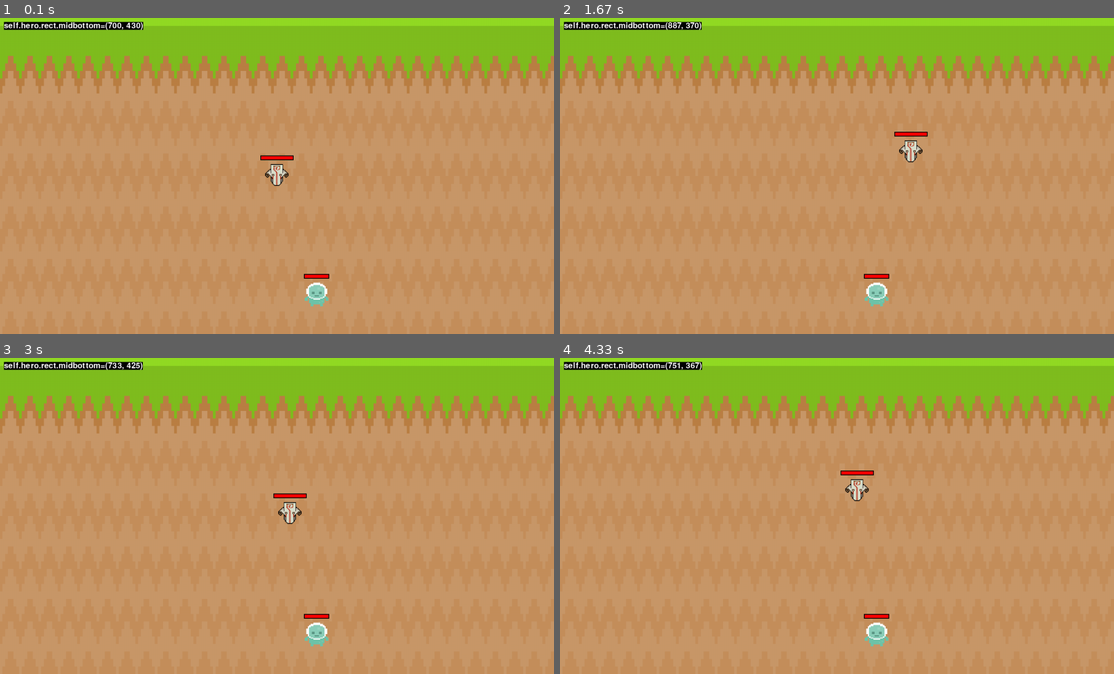
Above: before the commit, frames 1-4 (two rows, left to right).
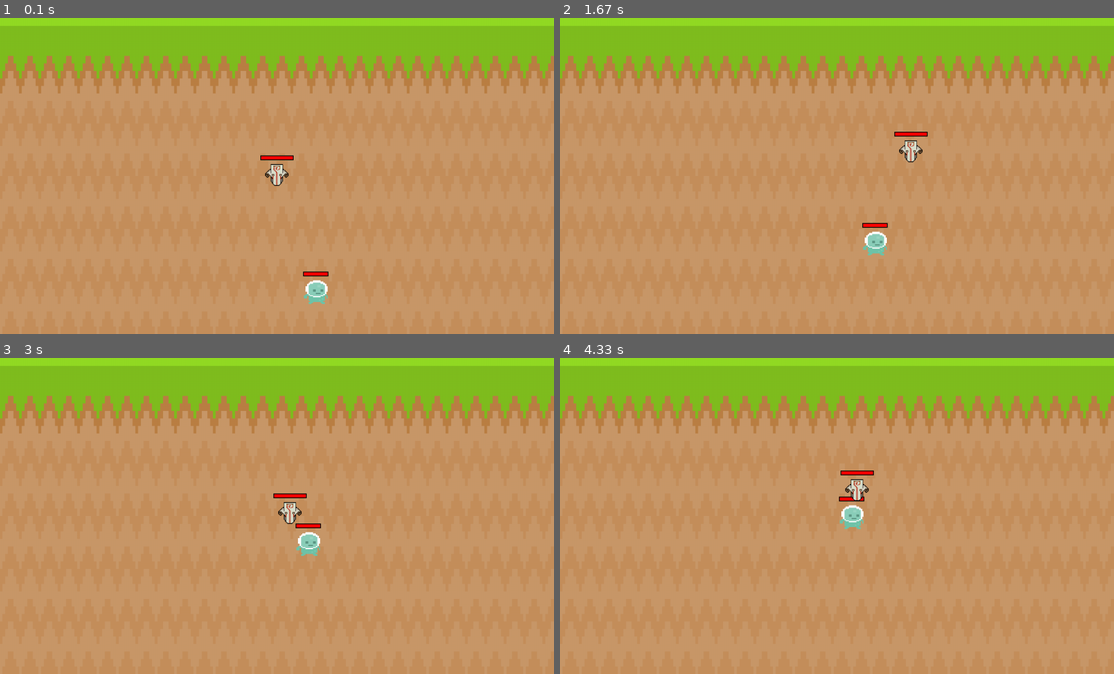
Above: after the commit, the same moments.

Repository: ArcherWayne/pygame_juggernaut_simulator
Game: pygame game, started from main.py
Same seed, same stepped clock (60 frames per second), same inputs: the game is played once before the commit and once after it.
Inputs (mouse positions are in pixels of both pictures, inside the frame that each line leads up to):
- Up to frame 1 (0.1 s): no input
- Up to frame 2 (1.67 s): hold D 0.33-0.8 s; move the mouse to (814, 188) at 0.37 s; hold W 0.83-1.13 s; hold D 1.17-1.63 s
- Up to frame 3 (3 s): right-click (105, 468) at 1.72 s; hold A 2-2.53 s; hold S 2.57-2.87 s; right-click (343, 544) at 2.95 s
- Up to frame 4 (4.33 s): hold A 3.23-3.63 s; hold W 3.67-4.03 s; hold D from 4.07 s (still down)

The runs differ from the first frame. In frame 1, 1.0% of the frame differs, in the area x 0-60%, y 1-92%; in frame 2, 1.3%; in frame 3, 1.3%; in frame 4, 1.3%.

Commit message:
creep_walking_animation
adding creep walking function and its animation

Diff:
--- a/creep.py
+++ b/creep.py
@@ -1,4 +1,5 @@
 import pygame
+import math
 from setting import *
 from debug import debug
 
@@ -9,15 +10,25 @@
 
         # attributes
         self.health = health
+        self.max_health = self.health
+        self.health_percentage = self.health/self.max_health
         self.movement_speed = movement_speed
         self.damage = damage
 
         # image and rect
         self.creep_enemy_surface = pygame.transform.scale(
             pygame.image.load('assets/creep/player_stand.png').convert_alpha(), (CREEP_HEIGHT, CREEP_WIDTH)
-        )
+            )
         self.image = self.creep_enemy_surface
         self.rect = self.image.get_rect(center=spawn_location)
+
+        creep_walk_1 = pygame.transform.scale(
+            pygame.image.load('assets/creep/player_walk_1.png').convert_alpha(), (CREEP_HEIGHT, CREEP_WIDTH)
+            )
+        creep_walk_2 = pygame.transform.scale(
+            pygame.image.load('assets/creep/player_walk_2.png').convert_alpha(), (CREEP_HEIGHT, CREEP_WIDTH)
+            )
+        self.creep_walk = [creep_walk_1, creep_walk_2]
 
         # movement
         self.pos = pygame.math.Vector2(self.rect.topleft)
@@ -26,23 +37,58 @@
 
         # varibles init
         self.hero = hero
-
+        self.flag_moving = 0
+        self.target_pos = (0,0)
+        self.movement_animation_index = 0
 
     def get_dt(self, dt):
         self.dt = dt
 
     def movement(self):
-        debug('self.hero.rect.midbottom', self.hero.rect.midbottom)
-        # debug(self.hero.pos, 10, 30)
+        self.distance_with_hero = int(math.sqrt(math.pow((self.rect.midbottom[0] - self.hero.rect.midbottom[0]) ,2)\
+             + math.pow((self.rect.midbottom[1] - self.hero.rect.midbottom[1]), 2)))
+
+        if self.distance_with_hero > 60:
+            self.flag_moving = 1
+        elif self.distance_with_hero <= 60:
+            self.flag_moving = 0
+
+        # debug(self.flag_moving, 10, 30, 'self.flag_moving')
+
+        if self.flag_moving:
+            self.target_pos = self.hero.rect.midbottom
+
+            self.direction.y = self.target_pos[1] - self.rect.midbottom[1]
+            self.direction.x = self.target_pos[0] - self.rect.midbottom[0]
+
+            if self.direction.magnitude() != 0:
+                self.direction = self.direction.normalize()
+
+            self.pos.x += self.direction.x * self.movement_speed * self.dt
+            self.rect.x = round(self.pos.x)
+            self.pos.y += self.direction.y * self.movement_speed * self.dt
+            self.rect.y = round(self.pos.y)
+
+            # debug(self.target_pos, 10, 10, "self.target_pos")
+
+    def movement_animation(self):
+        if self.flag_moving:
+            self.movement_animation_index += 0.1
+            if self.movement_animation_index >= len(self.creep_walk):
+                self.movement_animation_index = 0
+
+            self.image = self.creep_walk[int(self.movement_animation_index)]
+        elif ~self.flag_moving:
+            self.image = self.creep_enemy_surface
 
     def draw_health_bar(self):
         health_bar_background = pygame.Rect(self.rect.midtop[0] - 32, self.rect.midtop[1] - 22, 64, 12)
-        health_bar_content = pygame.Rect(self.rect.midtop[0] - 30, self.rect.midtop[1] - 20,
-                                         60 * (self.health / CREEP_HEALTH), 8)
+        health_bar_content = pygame.Rect(self.rect.midtop[0] - 30, self.rect.midtop[1] - 20, round(60* self.health_percentage), 8)
         pygame.draw.rect(screen, BLACK, health_bar_background)
         pygame.draw.rect(screen, RED, health_bar_content)
 
 
     def update(self):
         self.movement()
+        self.movement_animation()
         self.draw_health_bar()
--- a/debug.py
+++ b/debug.py
@@ -4,7 +4,7 @@
 font = pygame.font.Font(None, 30)
 
 
-def debug(info_name, info, x=10, y=10):
+def debug(info, x=10, y=10, info_name = 'info_name'):
     display_surf = pygame.display.get_surface()
     debug_surf = font.render(
         f"{str(info_name)}={str(info)}"
--- a/hero.py
+++ b/hero.py
@@ -35,12 +35,6 @@
 
     def get_dt(self, dt):
         self.dt = dt
-
-    def draw_health_bar(self):
-        health_bar_background = pygame.Rect(self.rect.midtop[0] - 42, self.rect.midtop[1] - 22, 84, 12)
-        health_bar_content = pygame.Rect(self.rect.midtop[0] - 40, self.rect.midtop[1] - 20, round(80 * self.health_percentage), 8)
-        pygame.draw.rect(screen, BLACK, health_bar_background)
-        pygame.draw.rect(screen, RED, health_bar_content)
 
     def keyboard_movement(self):
         keys = pygame.key.get_pressed()
@@ -108,6 +102,14 @@
             self.rect.bottom = WIN_HEIGHT
             self.pos.y = self.rect.y
 
+
+    def draw_health_bar(self):
+        health_bar_background = pygame.Rect(self.rect.midtop[0] - 42, self.rect.midtop[1] - 22, 84, 12)
+        health_bar_content = pygame.Rect(self.rect.midtop[0] - 40, self.rect.midtop[1] - 20, round(80 * self.health_percentage), 8)
+        pygame.draw.rect(screen, BLACK, health_bar_background)
+        pygame.draw.rect(screen, RED, health_bar_content)
+
+
     def update(self):
         self.old_rect = self.rect.copy()
         self.keyboard_movement()
--- a/setting.py
+++ b/setting.py
@@ -24,7 +24,7 @@
 CREEP_WIDTH = 60
 CREEP_HEALTH = 50
 CREEP_CIT_HEALTH = HERO_DAMAGE - 1
-CREEP_MOVEMENT_SPEED = 2
+CREEP_MOVEMENT_SPEED = 80
 CREEP_DAMAGE = 5
 CREEP_FORESWING = 0.2
 CREEP_BACKSWING = 0.2
Not shown, changed: todo.md
